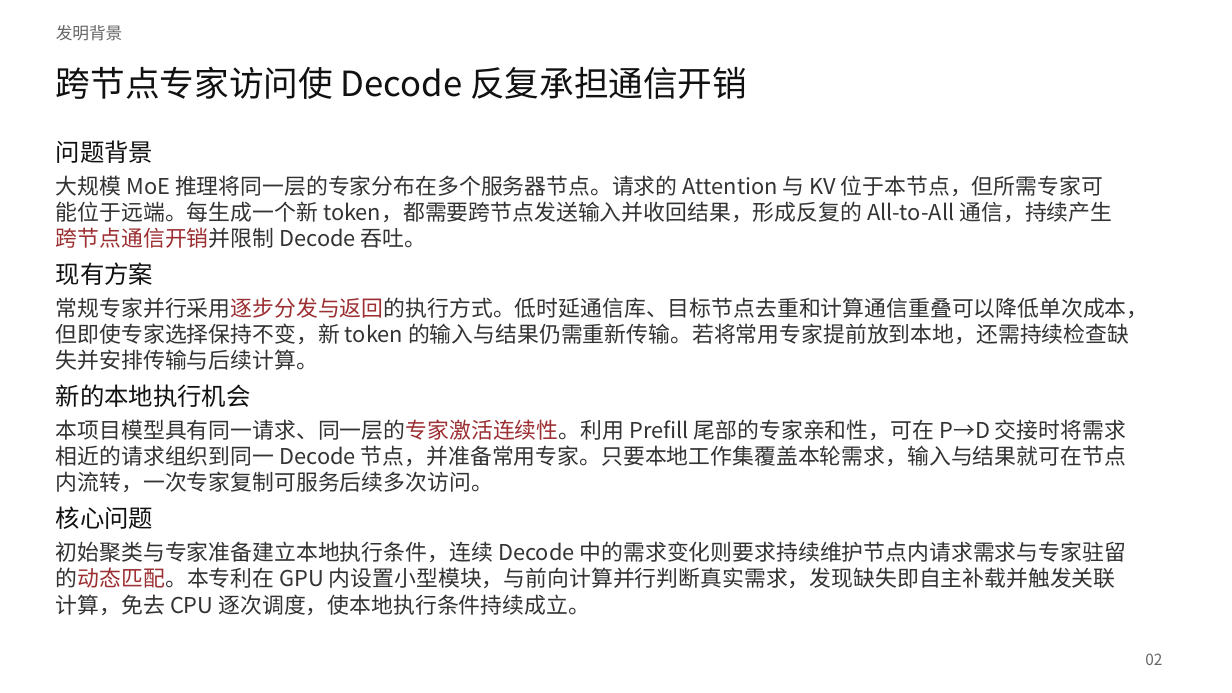
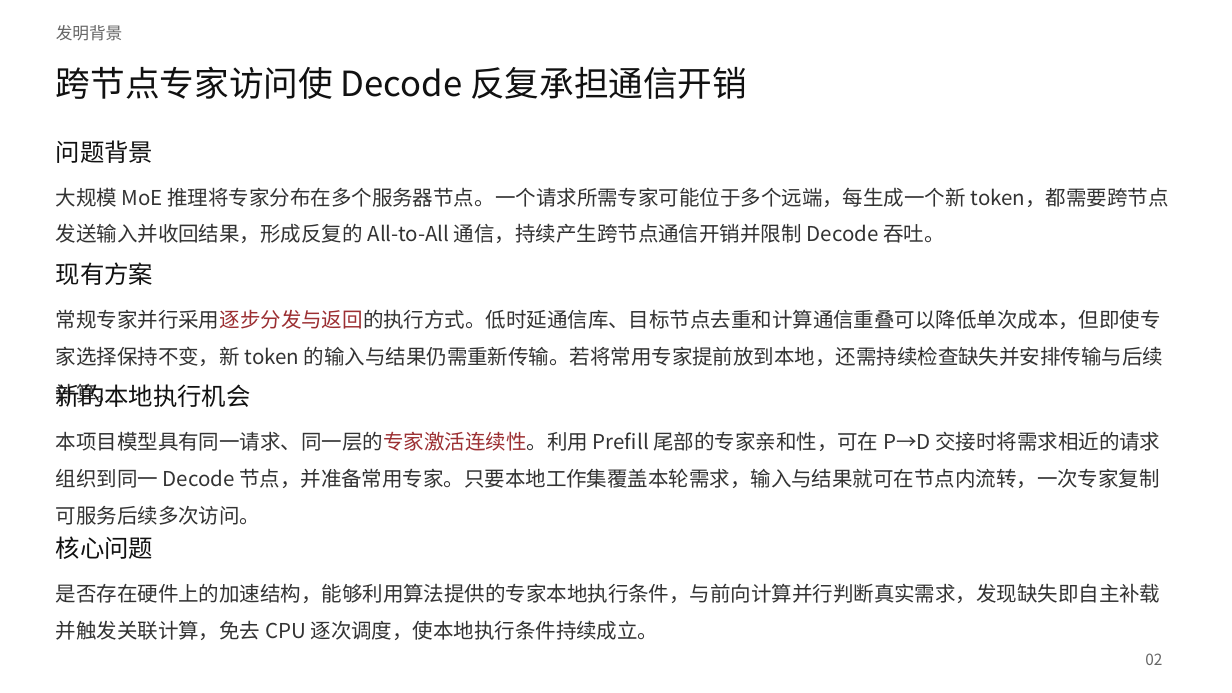
Before and after one commit to Frandium/kv_cache, a slide deck: slide 2 of main_swapmoe/patents/ppt/MoE解码专家驻留与自主补载.pptx. Drawn at 1232x693 pixels with LibreOffice and Linux fonts; fonts in the diff are those of the drawing. Boxes give left, top, right and bottom in pixels: in the first picture for what was removed or moved away, otherwise in the second. Text is boxed around its words. In the diff, an @@ line names an element or a change of style, - is before the commit and + after.

Commit message:
pptx

```diff
--- a/main_swapmoe/patents/ppt/MoE解码专家驻留与自主补载.pptx
+++ b/main_swapmoe/patents/ppt/MoE解码专家驻留与自主补载.pptx
@@ text at bbox=[56, 187, 1169, 243]: text changed; size 17 to 16 pt @@
-大规模 MoE 推理将同一层的专家分布在多个服务器节点。请求的 Attention 与 KV 位于本节点，但所需专家可
-能位于远端。每生成一个新 token，都需要跨节点发送输入并收回结果，形成反复的 All-to-All 通信，持续产生
-跨节点通信开销并限制 Decode 吞吐。
+大规模 MoE 推理将专家分布在多个服务器节点。一个请求所需专家可能位于多个远端，每生成一个新 token，都需要跨节点发送输入并收回结果，形成反复的 All-to-All 通信，持续产生跨节点通信开销并限制 Decode 吞吐。
@@ text at bbox=[56, 309, 1163, 406]: text changed; size 17 to 16 pt @@
-常规专家并行采用逐步分发与返回的执行方式。低时延通信库、目标节点去重和计算通信重叠可以降低单次成本，
-但即使专家选择保持不变，新 token 的输入与结果仍需重新传输。若将常用专家提前放到本地，还需持续检查缺
-失并安排传输与后续计算。
+常规专家并行采用逐步分发与返回的执行方式。低时延通信库、目标节点去重和计算通信重叠可以降低单次成本，但即使专家选择保持不变，新 token 的输入与结果仍需重新传输。若将常用专家提前放到本地，还需持续检查缺失并安排传输与后续计算。
@@ text at bbox=[56, 431, 1160, 525]: text changed; size 17 to 16 pt @@
-本项目模型具有同一请求、同一层的专家激活连续性。利用 Prefill 尾部的专家亲和性，可在 P→D 交接时将需求
-相近的请求组织到同一 Decode 节点，并准备常用专家。只要本地工作集覆盖本轮需求，输入与结果就可在节点
-内流转，一次专家复制可服务后续多次访问。
+本项目模型具有同一请求、同一层的专家激活连续性。利用 Prefill 尾部的专家亲和性，可在 P→D 交接时将需求相近的请求组织到同一 Decode 节点，并准备常用专家。只要本地工作集覆盖本轮需求，输入与结果就可在节点内流转，一次专家复制可服务后续多次访问。
@@ text "核心问题": place and size @@
-text "核心问题" at bbox=[56, 506, 153, 529]
+text "核心问题" at bbox=[56, 536, 153, 559]
@@ text at bbox=[56, 583, 1161, 640]: text changed; size 17 to 16 pt @@
-初始聚类与专家准备建立本地执行条件，连续 Decode 中的需求变化则要求持续维护节点内请求需求与专家驻留
-的动态匹配。本专利在 GPU 内设置小型模块，与前向计算并行判断真实需求，发现缺失即自主补载并触发关联
-计算，免去 CPU 逐次调度，使本地执行条件持续成立。
+是否存在硬件上的加速结构，能够利用算法提供的专家本地执行条件，与前向计算并行判断真实需求，发现缺失即自主补载并触发关联计算，免去 CPU 逐次调度，使本地执行条件持续成立。
```
Also in this commit, not shown: 4 other slides changed, 11 other files.
